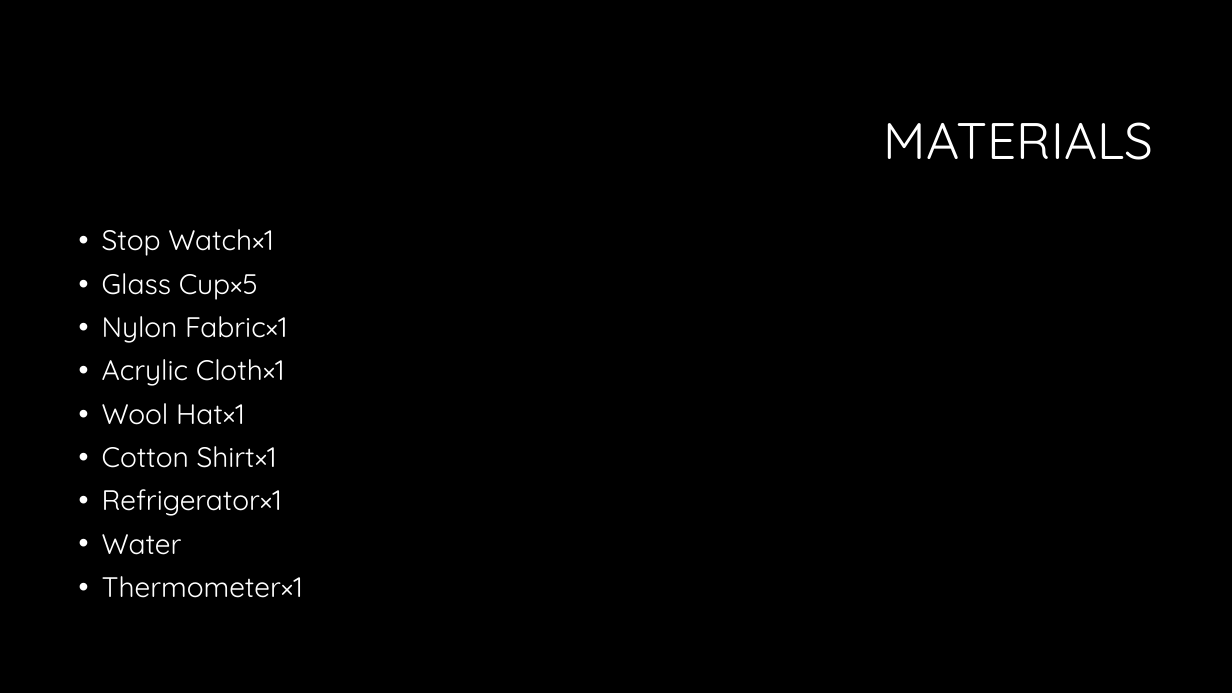
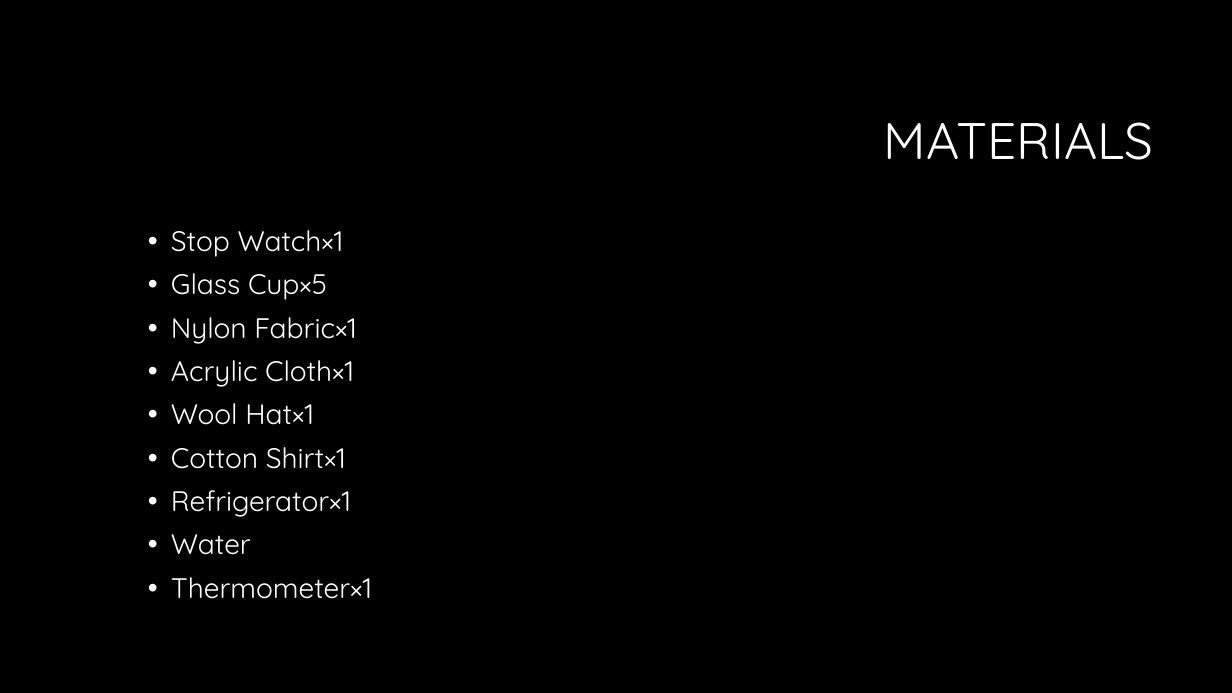
Before and after one commit to lingjiati/lingjiati.github.io, a slide deck: slide 5 of base/science.pptx. Drawn at 1232x693 pixels with LibreOffice and Linux fonts; fonts in the diff are those of the drawing; background and template pictures are left out. Boxes give left, top, right and bottom in pixels: in the first picture for what was removed or moved away, otherwise in the second. Text is boxed around its words. In the diff, an @@ line names an element or a change of style, - is before the commit and + after.

```diff
--- a/base/science.pptx
+++ b/base/science.pptx
@@ text "Stop Watch×1": place and size @@
-text "Stop Watch×1" at [102, 229, 303, 598]
+text "Stop Watch×1" at [171, 230, 372, 599]
```
Also in this commit, not shown: 4 other slides changed.
